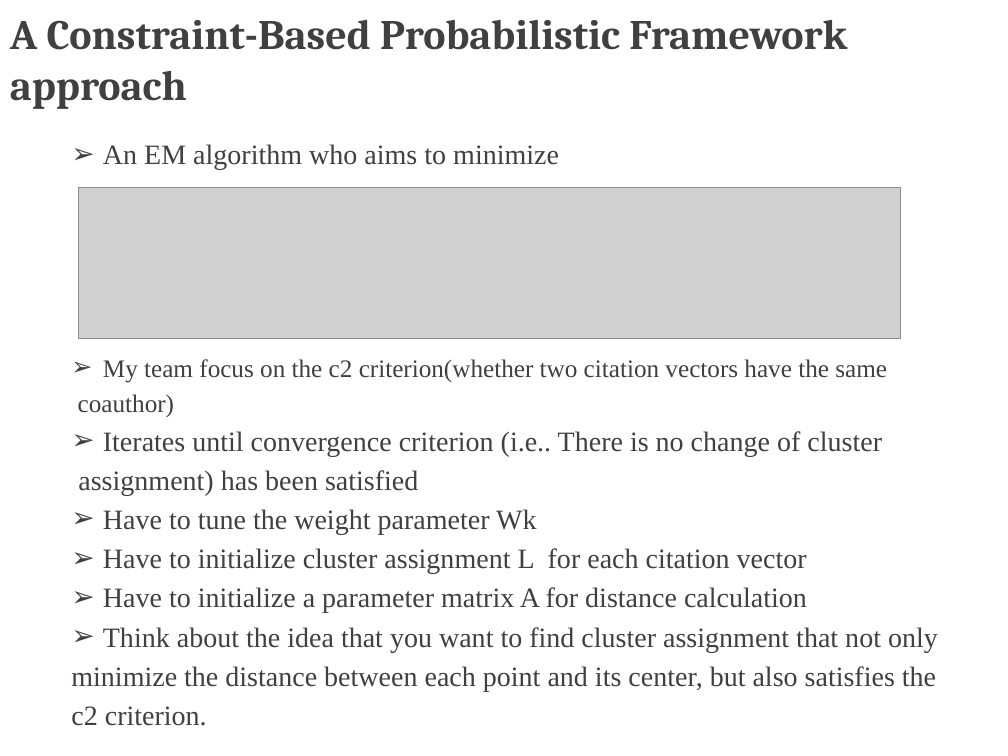
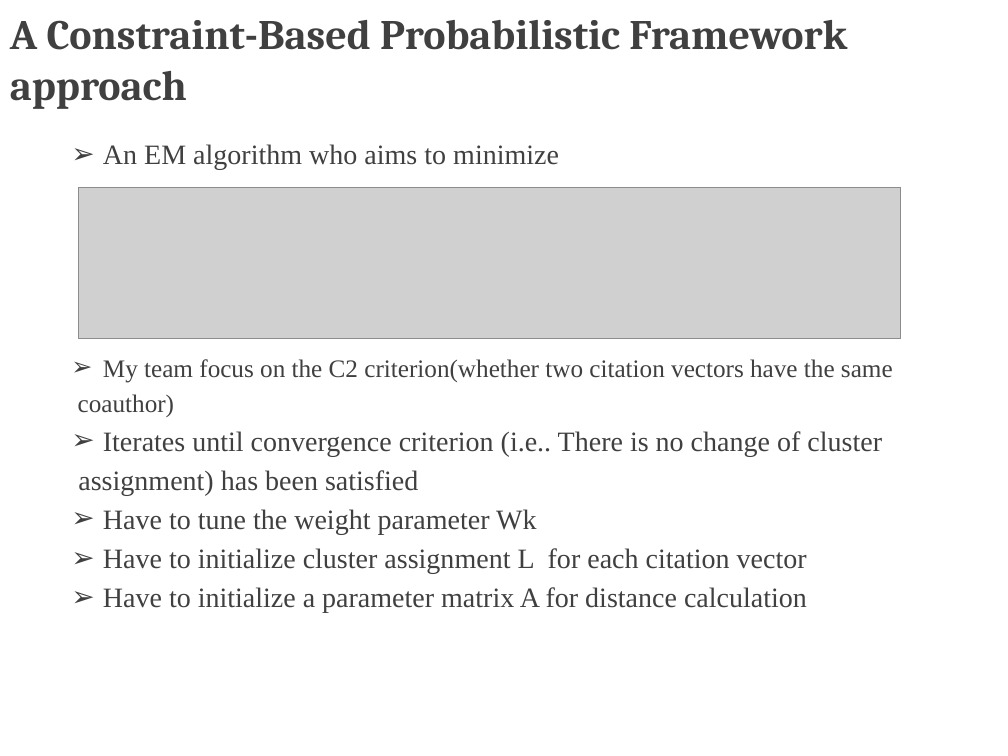
Before and after one commit to TZstatsADS/Spr2017-proj4-team13, a slide deck: slide 5 of doc/presentation.pptx. Drawn at 1008x756 pixels with LibreOffice and Linux fonts; fonts in the diff are those of the drawing; grey boxes stand for pictures; background and template pictures are left out. Boxes give left, top, right and bottom in pixels: in the first picture for what was removed or moved away, otherwise in the second. Text is boxed around its words. In the diff, an @@ line names an element or a change of style, - is before the commit and + after.

```diff
--- a/doc/presentation.pptx
+++ b/doc/presentation.pptx
@@ text at box(103, 359, 893, 383): text changed @@
-➢ My team focus on the c2 criterion(whether two citation vectors have the same
+➢ My team focus on the C2 criterion(whether two citation vectors have the same
@@ text at box(71, 627, 938, 726): paragraphs removed @@
-➢ Think about the idea that you want to find cluster assignment that not only
-minimize the distance between each point and its center, but also satisfies the
-c2 criterion.
```
Also in this commit, not shown: 8 other slides changed, 3 slides added, 3 slides removed.
